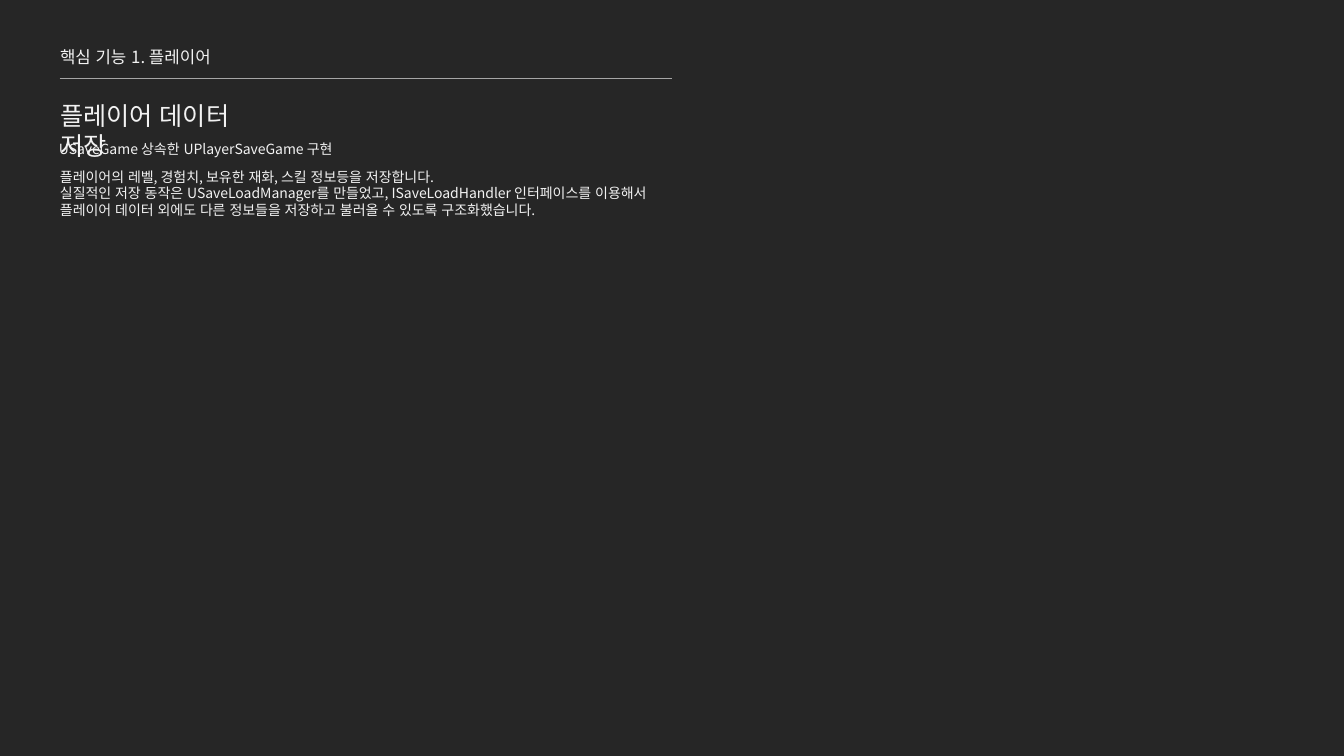
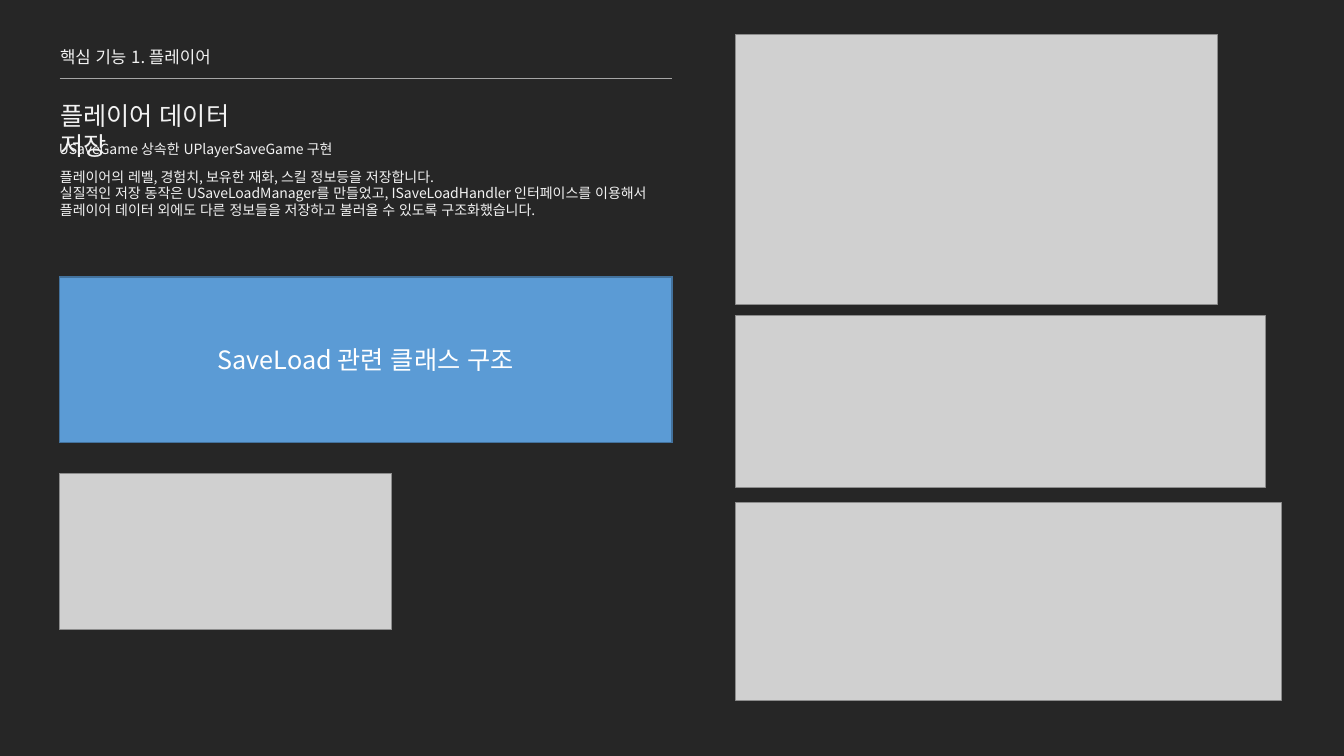
Before and after one commit to jhk0701/project-ARPGHunter, a slide deck: slide 16 of Docs/UnrealEngine_문서_김정환.pptx. Drawn at 1344x756 pixels with LibreOffice and Linux fonts; fonts in the diff are those of the drawing; grey boxes stand for pictures. Boxes give left, top, right and bottom in pixels: in the first picture for what was removed or moved away, otherwise in the second. Text is boxed around its words. In the diff, an @@ line names an element or a change of style, - is before the commit and + after.

```diff
--- a/Docs/UnrealEngine_문서_김정환.pptx
+++ b/Docs/UnrealEngine_문서_김정환.pptx
@@ picture added at (736, 34, 1218, 304) @@
@@ rectangle added at (59, 277, 673, 443), fill #5B9BD5, outline #43739E 1 pt, 18 pt, text #FFFFFF @@
+SaveLoad 관련 클래스 구조
@@ picture added at (736, 316, 1265, 488) @@
@@ picture added at (59, 473, 392, 629) @@
@@ picture added at (736, 502, 1281, 701) @@
```
Also in this commit, not shown: 10 other slides changed.
